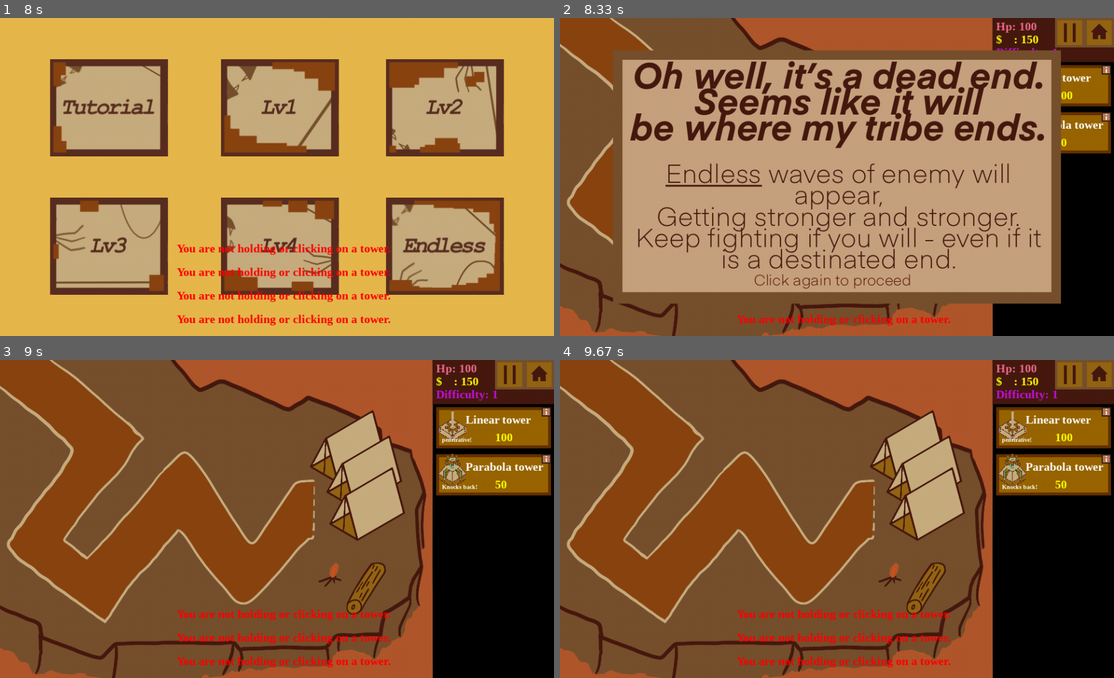
Above: before the commit, frames 1-4 (two rows, left to right).
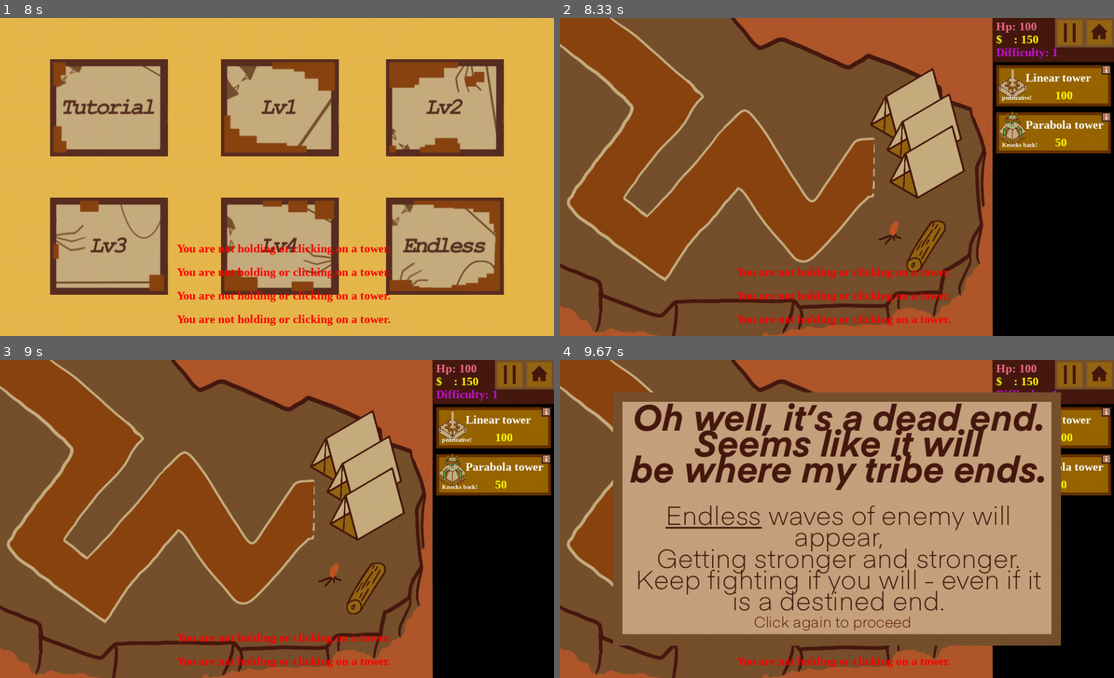
Above: after the commit, the same moments.

Repository: wallace-Ng-education/2025-major-work
Game: pygame game, started from pygame major project 2D tower defence by wallace/main.py
The game is run twice, just before and just after one commit, with the same random seed, the same clock (stepped at 60 frames per second) and the same inputs.
Inputs (mouse positions are in pixels of both pictures, inside the frame that each line leads up to):
- Up to frame 1 (8 s): click (265, 215) at 0.38 s; click (72, 145) at 0.72 s; click (299, 215) at 1.05 s; click (88, 253) at 1.38 s; click (421, 59) at 1.72 s; click (110, 157) at 2.05 s; click (326, 94) at 2.38 s; click (232, 157) at 2.72 s; click (371, 288) at 3.05 s; click (354, 218) at 3.38 s; click (404, 177) at 3.72 s; click (160, 157) at 4.05 s; click (138, 224) at 4.38 s; click (88, 167) at 4.72 s; click (265, 288) at 5.05 s; click (66, 119) at 5.38 s; click (166, 59) at 5.72 s; click (277, 62) at 6.05 s; move the mouse to (282, 224) at 7.47 s; click (282, 224) at 7.67 s
- Up to frame 2 (8.33 s): click (1003, 246) at 8.07 s
- Up to frame 3 (9 s): click (315, 614) at 8.95 s
- Up to frame 4 (9.67 s): click (936, 534) at 9.3 s; click (848, 588) at 9.62 s

Frame 1 is identical in both runs. In frame 2, 57% of the frame differs, in the area x 9-91%, y 10-90%; in frame 3, 0.5%; in frame 4, 57%.

Commit message:
FIxed Problems.
Summary: grammer errors and Dialogues appearing after resizing

Details:
grammer errors:
-details: Spelling error in lv3 and lv5 dialogues “ower” should be “tower”, “destinated” should be “destined”
-discover: via peer evaluation, by Uzair and Daniel Guo

Dialogues appearing after resizing
-details:generate_button, which generates buttons and dialogues when level initialises and after resizing. The dialogues gets re-appended into dialogue list when resizing
 -solution: only append dialogues yet to be shown in generate_button

Diff:
--- a/pygame major project 2D tower defence by wallace/config.py
+++ b/pygame major project 2D tower defence by wallace/config.py
@@ -289,7 +289,7 @@
             }
         },
         # (0,0) is not a valid checkpoint
-        "checkpoints": [(0, 1), (171, 144), (70, 309), (167, 392), (304, 233), (416, 364), (538, 250)],
+        "checkpoints": [(0, 1), (171, 144), (70, 309), (167, 392), (290, 223), (416, 364), (538, 250)],
         "player_health": 100,
         "player_currency": 150,
         # pause, home
@@ -297,7 +297,7 @@
         # badend, happyend
         "dialogue_data": [[Initialise["Dialogue_badend"],[90,55]],
                           [Initialise["Dialogue_happyend"],[90,55]],
-                          [pygame.image.load('assets/Dialogue_lv5.png').convert_alpha(),[90,55], 0],
+                          [pygame.image.load('assets/Dialogue_lv5.png').convert_alpha(),[90,55], 1],
                         ],
         # UI, battlefield
         "rect_data":[[735, 0 , 200, 540],[0, 0 , 735, 540]],
--- a/pygame major project 2D tower defence by wallace/ingame_level_data.py
+++ b/pygame major project 2D tower defence by wallace/ingame_level_data.py
@@ -37,7 +37,7 @@
         "checkpoints": [],
         "enemy_count": 0,
 
-        "time_level_init": None,
+        "time_level_init": 0,
         "time_paused": 0,
 
         "running": False,
--- a/pygame major project 2D tower defence by wallace/main.py
+++ b/pygame major project 2D tower defence by wallace/main.py
@@ -205,7 +205,14 @@
     try:
         for i in range(0, len(config.Level_preset[level]["dialogue_data"])):
             a = Dialogue(i, level)
-            ingame_level_data.Ingame_data["Dialogue_list"].append(a)
+            a_time = a.time()
+            # one of the fail / pass level dialogues
+            if not a_time:
+                ingame_level_data.Ingame_data["Dialogue_list"].append(a)
+
+            # they still have to be displayed
+            elif a_time > pygame.time.get_ticks() / 1000  -  ingame_level_data.Ingame_data["time_level_init"] - ingame_level_data.Ingame_data["time_paused"]:
+                ingame_level_data.Ingame_data["Dialogue_list"].append(a)
 
     except KeyError:
         pass
@@ -419,6 +426,7 @@
     #print(time_called)
     #print(f"{time_called - ingame_level_data.Ingame_data["Dialogue_list"][2].time()} = {time_called} -  {ingame_level_data.Ingame_data["Dialogue_list"][2].time()}")
     if  time_called >= ingame_level_data.Ingame_data["Dialogue_list"][2].time(): # time for the dialogue to be shown
+
         ingame_level_data.Ingame_data["Dialogue_list"][2].draw()
         config.play_sound("pauseSOUND")
         pygame.display.update()
@@ -545,16 +553,17 @@
     """
     ingame_level_data.Ingame_data["current_player_health"] = config.Level_preset[level]["player_health"]
     ingame_level_data.Ingame_data["current_player_currency"] = config.Level_preset[level]["player_currency"]
+
+    # The enemies spawn relative to when the
+    ingame_level_data.Ingame_data["time_paused"] = 0
+    ingame_level_data.Ingame_data["time_level_init"] = pygame.time.get_ticks()/1000
+
     generate_enemies(level)
     generate_button(level)
     generate_music(level)
 
     global background
     background = pygame.transform.scale_by(config.Level_preset[level]["background"], ingame_level_data.Ingame_data["resize_factor"])
-
-    # The enemies spawn relative to when the
-    ingame_level_data.Ingame_data["time_level_init"] = pygame.time.get_ticks()/1000
-    ingame_level_data.Ingame_data["time_paused"] = 0
 
     ingame_level_data.Ingame_data["held_item"] = None
 
@@ -565,6 +574,19 @@
 
     ingame_level_data.Ingame_data["tower_placed"] = 0
 
+def display_held_item():
+    if ingame_level_data.Ingame_data["held_item"] == 1: # linear tower
+        # blits the tower on the mouse
+        pos = tuple(map(lambda i, j: i + j*ingame_level_data.Ingame_data["resize_factor"], pygame.mouse.get_pos(), (-40, -120)))
+        screen.blit(pygame.transform.scale_by(config.Initialise["tower_linearIMG"], ingame_level_data.Ingame_data["resize_factor"]), pos)
+
+    elif ingame_level_data.Ingame_data["held_item"] == 2: # parabola tower
+        # blits the tower on the mouse
+        pos = tuple(map(lambda i, j: i + j*ingame_level_data.Ingame_data["resize_factor"], pygame.mouse.get_pos(), (-40, -120)))
+        screen.blit(pygame.transform.scale_by(config.Initialise["tower_parabolaIMG"], ingame_level_data.Ingame_data["resize_factor"]), pos)
+
+    else:
+        pass
 
 # Game loop
 ingame_level_data.Ingame_data["running"] = True
@@ -653,6 +675,8 @@
                 display_player_data_endless()
 
                 error_message()
+                display_held_item()
+
                 ingame_level_data.Ingame_data["Tower_list"].draw(screen)
                 for tower in ingame_level_data.Ingame_data["Tower_list"]:
                     tower.aim()
@@ -803,6 +827,7 @@
 
                 # move enemies from prep list to list at certain time
                 spawn_enemies(current_time)
+
                 # check if any dialogue other than the pass level and fail level
                 if len(ingame_level_data.Ingame_data["Dialogue_list"]) >= 3:
                     dialogue_show(current_time)
Binary file changed: pygame major project 2D tower defence by wallace/assets/Dialogue_lv3_parabola.png
Binary file changed: pygame major project 2D tower defence by wallace/assets/Dialogue_lv5.png
Not shown, changed: pygame major project 2D tower defence by wallace/build/main/Analysis-00.toc
Not shown, changed: pygame major project 2D tower defence by wallace/build/main/EXE-00.toc
Not shown, changed: pygame major project 2D tower defence by wallace/build/main/PKG-00.toc
Not shown, changed: pygame major project 2D tower defence by wallace/build/main/PYZ-00.pyz
Not shown, changed: pygame major project 2D tower defence by wallace/build/main/base_library.zip
Not shown, changed: pygame major project 2D tower defence by wallace/build/main/main.pkg
Not shown, changed: pygame major project 2D tower defence by wallace/main.exe
